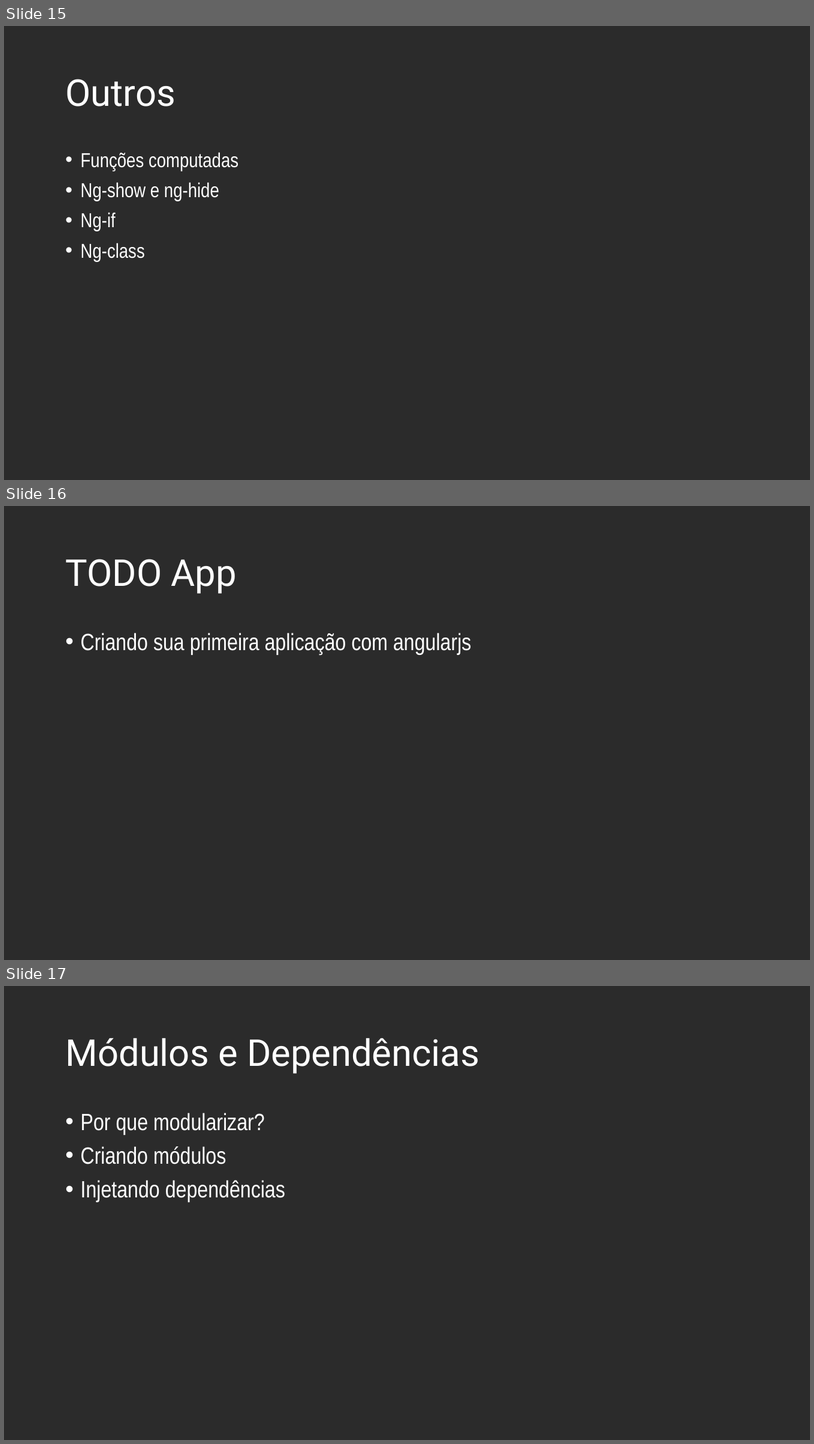
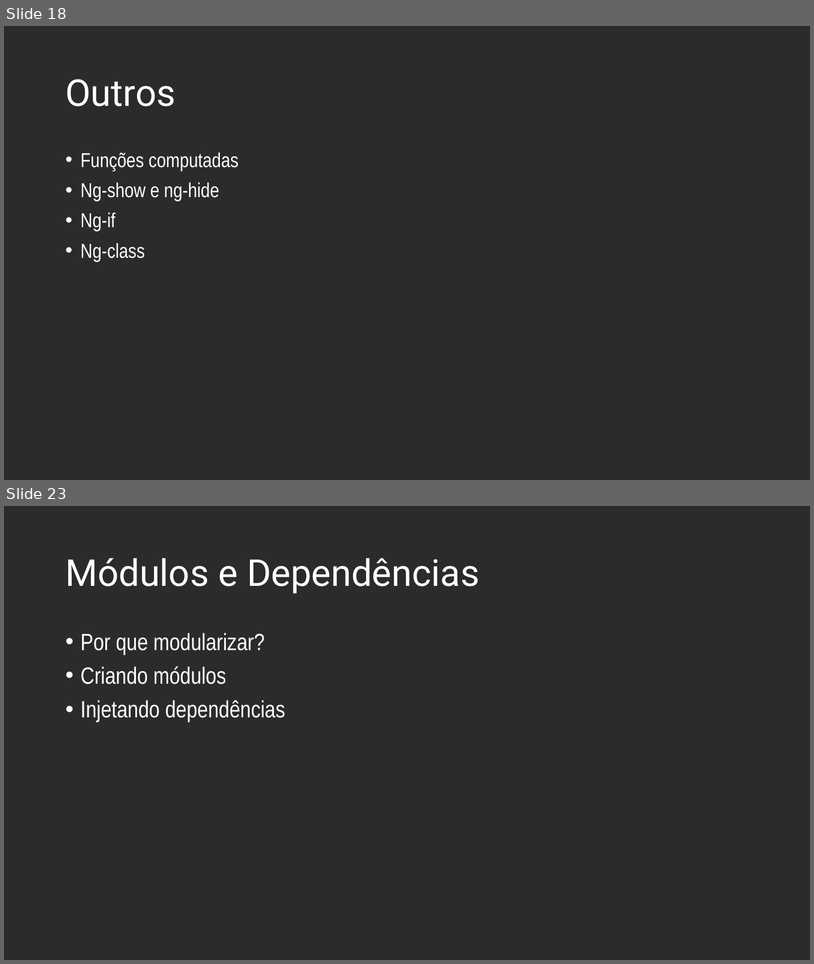
Before and after one commit to andrebaltieri/5485, a slide deck: ppts/Modulo 4/5485 - M04A01.pptx. Shown one above the other, each under a label of ours: slides 15, 16 and 17 before the commit, slides 18 and 23 after it; the slides between them are not shown. The pictures are 814x1444 and 814x964 pixels, drawn with LibreOffice and Linux fonts; fonts in the diff are those of the drawing; background and template pictures are left out; a plain dark background stands for a picture behind light text. Boxes give left, top, right and bottom in pixels: in the first picture for what was removed or moved away, otherwise in the second. Text is boxed around its words. In the diff, an @@ line names an element or a change of style, - is before the commit and + after.

```diff
--- a/ppts/Modulo 4/5485 - M04A01.pptx
+++ b/ppts/Modulo 4/5485 - M04A01.pptx
@@ slide 16 removed at <box>4,506,810,960</box>, background picture (left out) @@
@@ title removed at <box>65,559,237,594</box> @@
-TODO App
@@ text removed at <box>81,633,471,654</box> @@
-• Criando sua primeira aplicação com angularjs
@@ what was slide 15 is now slide 18 @@
@@ what was slide 17 is now slide 23 @@
```
Also in this commit, not shown: 2 slides changed, 13 slides added, 1 other slide removed, 6 other files.
